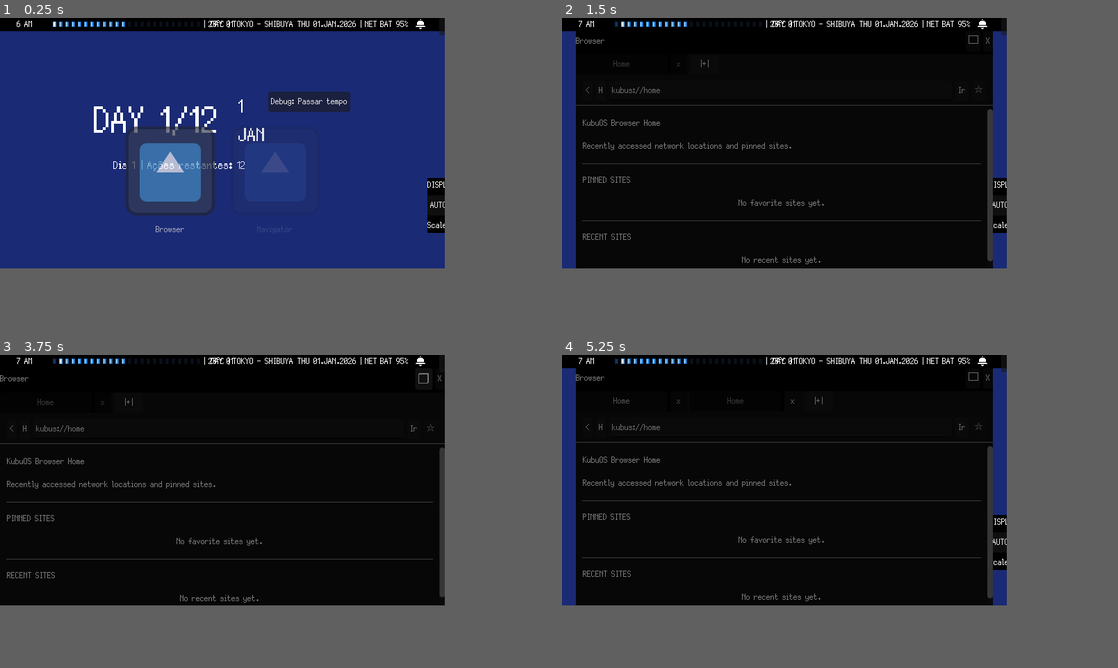
Above: before the commit, frames 1-4 (two rows, left to right).
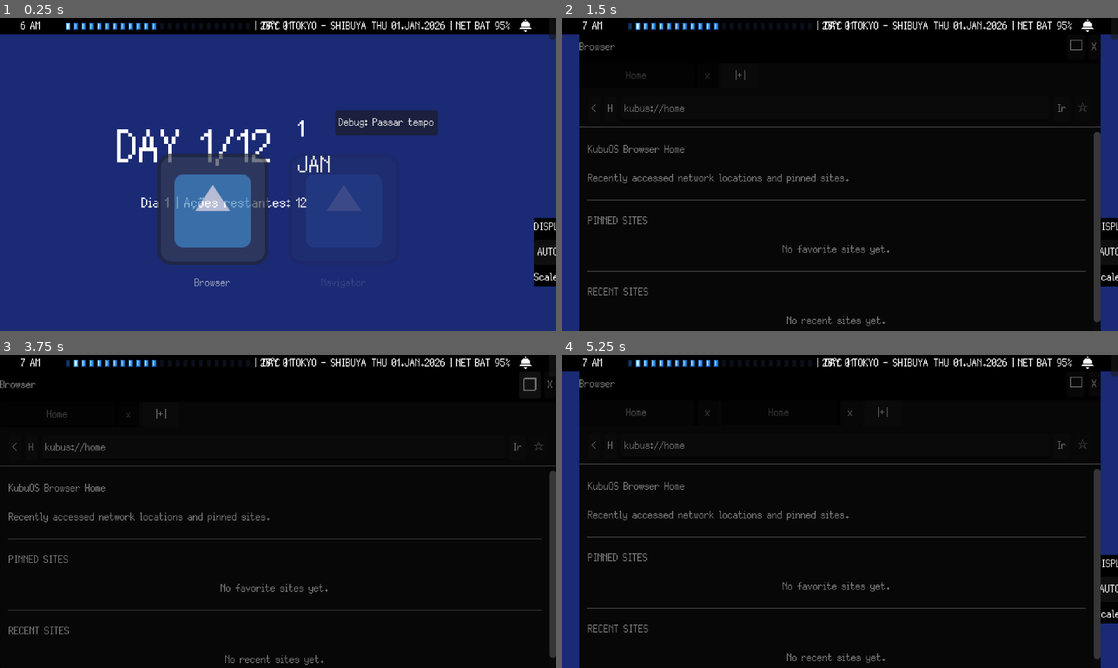
Above: after the commit, the same moments.

Repository: GYU-GAZE/NULL-NETWORK
Game: Godot game, scene res://core/main.tscn
Same seed, same stepped clock (60 frames per second), same inputs: the game is played once before the commit and once after it. The engine's default icon, where the game draws it, is replaced by a stand-in: a white triangle on a blue panel in a dark square.
Inputs:
- Up to frame 1 (0.25 s): no input
- Up to frame 2 (1.5 s): click "Debug: Passar tempo" at 0.5 s; click "Browser" at 1.25 s
- Up to frame 3 (3.75 s): click "Navigator" at 2 s; click "AUTO" at 2.75 s; click "□" at 3.5 s
- Up to frame 4 (5.25 s): click "❐" at 4.25 s; click "|+|" at 5 s
The window is 640x360 before the commit and 800x450 after it. Grey fills any space a smaller window leaves; there, only what the larger window draws over its background counts as a difference.

The runs differ from the first frame. In frame 1, 15% of the frame differs, in the area x 0-100%, y 0-87%; in frame 2, 11%; in frame 3, 5.8%; in frame 4, 11%.

Commit message:
Fix adaptive workspace scaling and remove resize letterboxing

Diff:
--- a/core/autoloads/kubu_display_setting.gd
+++ b/core/autoloads/kubu_display_setting.gd
@@ -101,9 +101,10 @@
 	_is_applying = true
 	current_scale = _resolve_scale()
 	_apply_window_mode()
+	_apply_content_scale()
 
 	if current_display_mode == DisplayMode.WINDOWED:
-		var target_size: Vector2i = _snap_physical_size_to_scale(current_windowed_size, current_scale)
+		var target_size: Vector2i = _sanitize_windowed_size(current_windowed_size)
 		_root_window.size = target_size
 		current_windowed_size = target_size
 
@@ -132,7 +133,10 @@
 	if current_logical_size != Vector2i.ZERO:
 		return current_logical_size
 
-	return _calculate_logical_size(get_current_physical_size(), max(MIN_PIXEL_SCALE, current_scale))
+	return _calculate_logical_size(
+		get_current_physical_size(),
+		max(MIN_PIXEL_SCALE, current_scale)
+	)
 
 
 func get_current_display_mode() -> DisplayMode:
@@ -154,7 +158,20 @@
 			_root_window.mode = Window.MODE_EXCLUSIVE_FULLSCREEN
 
 
-func _refresh_content_scale() -> void:
+func _apply_content_scale() -> void:
+	# O KubuOS funciona como uma aplicação de desktop escalável:
+	# a janela define o espaço disponível e content_scale_factor define
+	# quantos pixels físicos cada unidade lógica ocupa.
+	#
+	# CONTENT_SCALE_MODE_DISABLED impede o Godot de preservar um framebuffer
+	# virtual fixo, eliminando letterbox e permitindo que a área útil cresça.
+	_root_window.content_scale_mode = Window.CONTENT_SCALE_MODE_DISABLED
+	_root_window.content_scale_size = Vector2i.ZERO
+	_root_window.content_scale_factor = float(current_scale)
+	_root_window.content_scale_stretch = Window.CONTENT_SCALE_STRETCH_INTEGER
+
+
+func _refresh_display_geometry() -> void:
 	_geometry_refresh_queued = false
 
 	if _root_window == null:
@@ -162,12 +179,11 @@
 
 	current_physical_size = _root_window.size
 	current_scale = _resolve_scale()
-	current_logical_size = _calculate_logical_size(current_physical_size, current_scale)
-
-	_root_window.content_scale_size = current_logical_size
-	_root_window.content_scale_mode = Window.CONTENT_SCALE_MODE_VIEWPORT
-	_root_window.content_scale_aspect = Window.CONTENT_SCALE_ASPECT_KEEP
-	_root_window.content_scale_stretch = Window.CONTENT_SCALE_STRETCH_INTEGER
+	_apply_content_scale()
+	current_logical_size = _calculate_logical_size(
+		current_physical_size,
+		current_scale
+	)
 
 	if current_display_mode == DisplayMode.WINDOWED:
 		current_windowed_size = current_physical_size
@@ -193,7 +209,7 @@
 		return
 
 	_geometry_refresh_queued = true
-	call_deferred("_refresh_content_scale")
+	call_deferred("_refresh_display_geometry")
 
 
 func _on_root_window_size_changed() -> void:
@@ -210,7 +226,7 @@
 func _resolve_scale() -> int:
 	match current_scale_mode:
 		ScaleMode.AUTO:
-			return _get_best_auto_scale()
+			return _get_best_auto_scale_for_current_screen()
 		ScaleMode.SCALE_1X:
 			return 1
 		ScaleMode.SCALE_2X:
@@ -223,17 +239,25 @@
 	return 2
 
 
-func _get_best_auto_scale() -> int:
-	var physical_size: Vector2i = current_windowed_size
-
-	if _root_window != null and _root_window.size.x > 0 and _root_window.size.y > 0:
-		physical_size = _root_window.size
-
-	var upper_bound: int = clampi(max_auto_scale, MIN_PIXEL_SCALE, MAX_PIXEL_SCALE)
+func _get_best_auto_scale_for_current_screen() -> int:
+	# AUTO representa a densidade recomendada para o monitor, não uma reação
+	# ao tamanho atual da janela. Assim, redimensionar a janela aumenta ou
+	# reduz o workspace sem consumir o espaço novo trocando de escala.
+	var screen_index: int = DisplayServer.window_get_current_screen()
+	var usable_rect: Rect2i = DisplayServer.screen_get_usable_rect(screen_index)
+	var available_physical_size: Vector2i = usable_rect.size
+	var upper_bound: int = clampi(
+		max_auto_scale,
+		MIN_PIXEL_SCALE,
+		MAX_PIXEL_SCALE
+	)
 	var best_scale: int = MIN_PIXEL_SCALE
 
 	for candidate_scale in range(MIN_PIXEL_SCALE, upper_bound + 1):
-		var candidate_workspace: Vector2i = _calculate_logical_size(physical_size, candidate_scale)
+		var candidate_workspace: Vector2i = _calculate_logical_size(
+			available_physical_size,
+			candidate_scale
+		)
 
 		if (
 			candidate_workspace.x >= minimum_auto_workspace.x
@@ -260,20 +284,12 @@
 	)
 
 
-func _snap_physical_size_to_scale(physical_size: Vector2i, scale: int) -> Vector2i:
-	var safe_scale: int = max(MIN_PIXEL_SCALE, scale)
-	var sanitized_size: Vector2i = _sanitize_windowed_size(physical_size)
-
-	return Vector2i(
-		max(safe_scale, int(round(float(sanitized_size.x) / safe_scale)) * safe_scale),
-		max(safe_scale, int(round(float(sanitized_size.y) / safe_scale)) * safe_scale)
-	)
-
-
 func _center_window_on_current_screen(window_size: Vector2i) -> void:
 	var screen_index: int = DisplayServer.window_get_current_screen()
 	var usable_rect: Rect2i = DisplayServer.screen_get_usable_rect(screen_index)
-	var centered_position: Vector2i = usable_rect.position + ((usable_rect.size - window_size) / 2)
+	var centered_position: Vector2i = usable_rect.position + (
+		(usable_rect.size - window_size) / 2
+	)
 	_root_window.position = centered_position
 
 
@@ -339,4 +355,6 @@
 	var err: Error = config.save(CONFIG_PATH)
 
 	if err != OK:
-		push_error("KubuDisplaySettings: failed to save settings. Error %s." % err)
+		push_error(
+			"KubuDisplaySettings: failed to save settings. Error %s." % err
+		)
